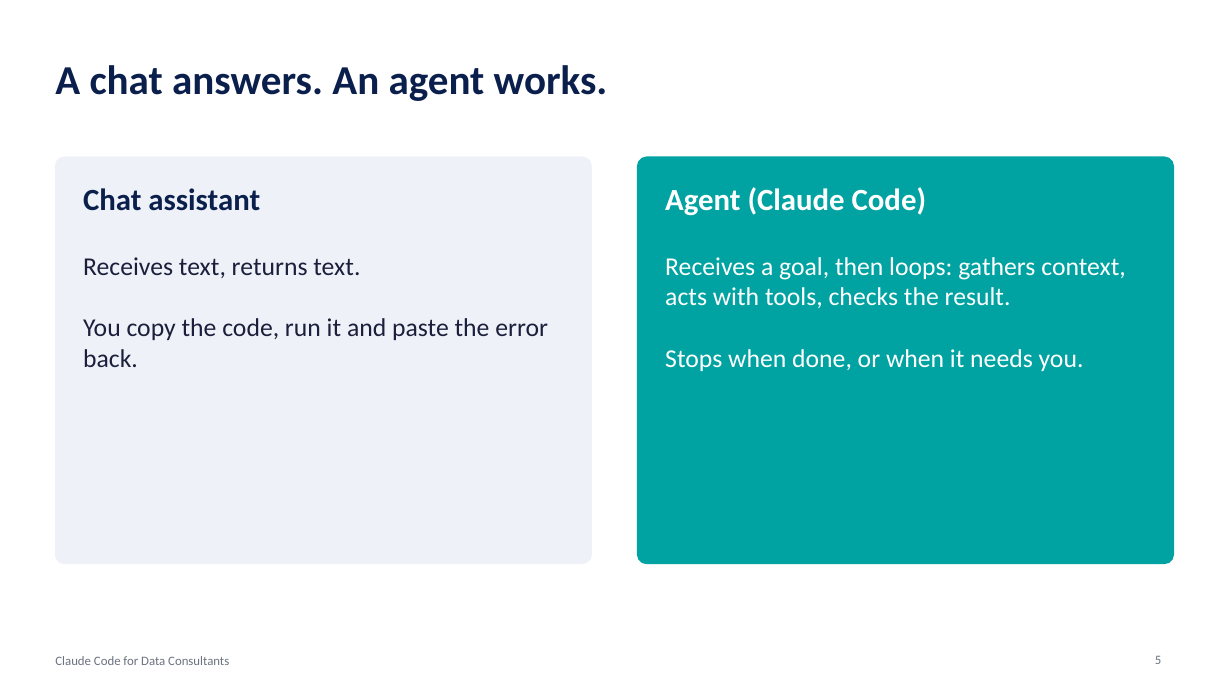
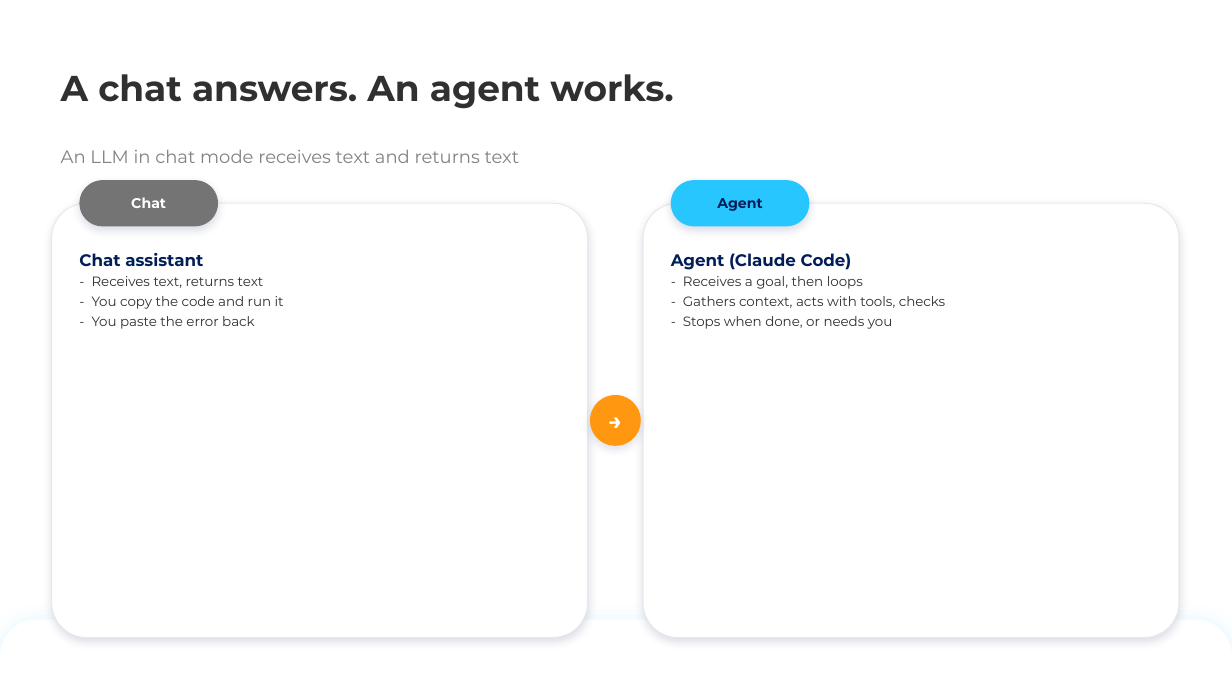
Before and after one commit to keyrus-formation/keyrus-claude-code-training, a slide deck: slide 5 of slides/1-fundamentals-prompting-context.pptx. Drawn at 1232x693 pixels with LibreOffice and Linux fonts; fonts in the diff are those of the drawing; background and template pictures are left out. Boxes give left, top, right and bottom in pixels: in the first picture for what was removed or moved away, otherwise in the second. Text is boxed around its words. In the diff, an @@ line names an element or a change of style, - is before the commit and + after.

```diff
--- a/slides/1-fundamentals-prompting-context.pptx
+++ b/slides/1-fundamentals-prompting-context.pptx
@@ title "A chat answers. An agent ...": place and size @@
-title "A chat answers. An agent ..." at [55,65,608,101]
+title "A chat answers. An agent ..." at [61,74,673,109]
@@ title "A chat answers. An agent ..." at [61,74,673,109]: size 32 to 28 pt, font Calibri to Montserrat, text colour #0B1F4D to #303030; line spacing 1 to 0.9; vertical alignment middle to bottom @@
@@ subtitle added at [61,149,520,163], 14 pt, text #828282 @@
+An LLM in chat mode receives text and returns text
@@ rounded rectangle: place and size @@
-rounded rectangle at [55,157,592,564]
+rounded rectangle at [52,203,588,638]
@@ rounded rectangle at [52,203,588,638]: fill #EEF2F8 to #FFFFFF; outline #EEF2F8 1 pt to #E8E8E8 0.75 pt; shadow on; proportions changed @@
@@ rounded rectangle added at [79,180,218,226], fill #747474, 11 pt, text #FFFFFF, bold @@
+Chat
@@ text removed at [83,188,260,211] @@
-Chat assistant
@@ rounded rectangle: place and size @@
-rounded rectangle at [638,157,1174,564]
+rounded rectangle at [643,203,1179,638]
@@ rounded rectangle at [643,203,1179,638]: fill #00A3A1 to #FFFFFF; outline #00A3A1 1 pt to #E8E8E8 0.75 pt; shadow on; proportions changed @@
@@ text removed at [665,187,926,216] @@
-Agent (Claude Code)
@@ rounded rectangle added at [671,180,810,226], fill #28C6FF, 11 pt, text #021E57, bold @@
+Agent
@@ text at [79,253,284,329]: text changed; size 20 to 10.5 pt; font Calibri to Montserrat; text colour #1B1F3B to #303030 @@
-Receives text, returns text.
-You copy the code, run it and paste the error back.
+Chat assistant
+- Receives text, returns text
+- You copy the code and run it
+- You paste the error back
@@ text at [671,253,945,329]: text changed; size 20 to 10.5 pt; font Calibri to Montserrat; text colour #FFFFFF to #303030 @@
-Receives a goal, then loops: gathers context, acts with tools, checks the result.
-Stops when done, or when it needs you.
+Agent (Claude Code)
+- Receives a goal, then loops
+- Gathers context, acts with tools, checks
+- Stops when done, or needs you
@@ ellipse added at [590,396,640,446], fill #FF9810, 18 pt, text #FFFFFF, bold @@
+→
@@ round same rect added at [0,619,1232,693], fill #FFFFFF @@
@@ text removed at [55,656,229,665] @@
-Claude Code for Data Consultants
@@ page number removed at [1155,656,1161,664] @@
-5
```
Also in this commit, not shown: 31 other slides changed, 7 other files.
